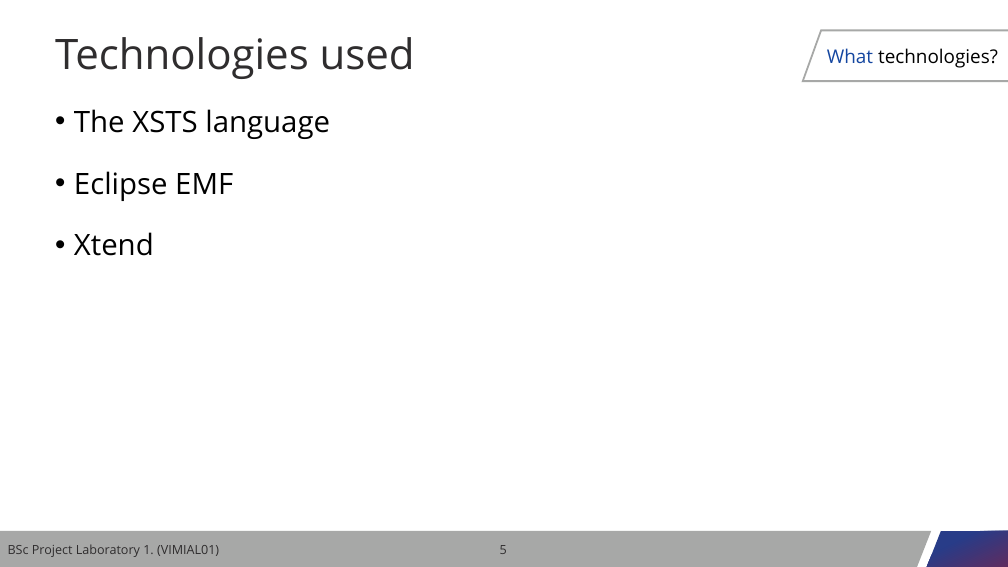
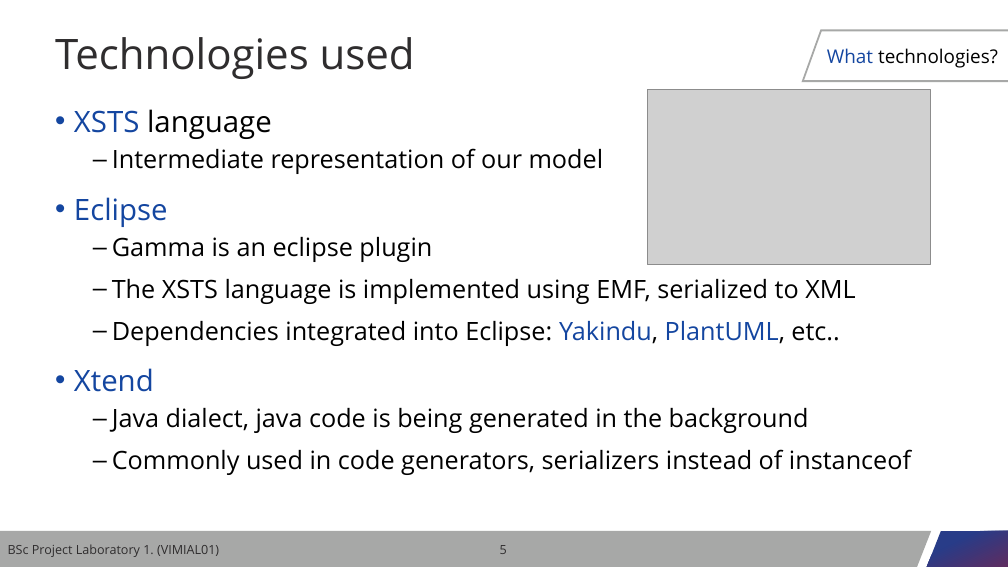
Before and after one commit to nagyl1999/gamma-c, a slide deck: slide 5 of presentation/gamma-c.pptx. Drawn at 1008x567 pixels with LibreOffice and Linux fonts; fonts in the diff are those of the drawing; grey boxes stand for pictures; background and template pictures are left out. Boxes give left, top, right and bottom in pixels: in the first picture for what was removed or moved away, otherwise in the second. Text is boxed around its words. In the diff, an @@ line names an element or a change of style, - is before the commit and + after.

```diff
--- a/presentation/gamma-c.pptx
+++ b/presentation/gamma-c.pptx
@@ picture added at (647,89,930,265) @@
@@ text at (74,109,855,346): text changed; size 28 to 24 pt @@
-• The XSTS language
-• Eclipse EMF
+• XSTS language
+  – Intermediate representation of our model
+• Eclipse
+  – Gamma is an eclipse plugin
+  – The XSTS language is implemented using EMF, serialized to XML
+  – Dependencies integrated into Eclipse: Yakindu, PlantUML, etc..
@@ text at (74,368,154,392): text colour #000000 to #1446A0 in "Xtend"; less space between paragraphs @@
@@ text at (112,408,911,475): paragraphs added @@
+  – Java dialect, java code is being generated in the background
+  – Commonly used in code generators, serializers instead of instanceof
```
Also in this commit, not shown: 7 other slides changed, 1 slide added, 8 other files.
